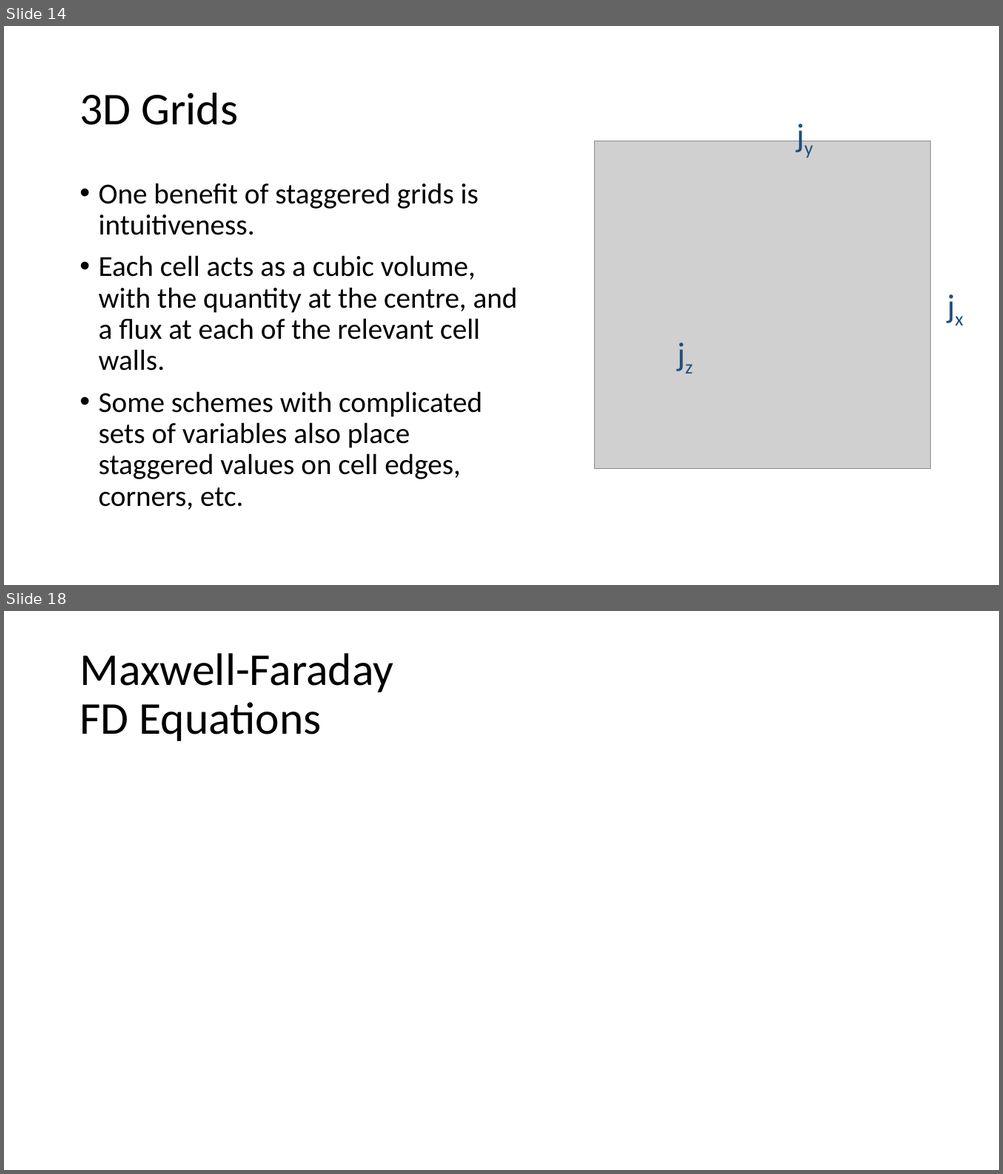
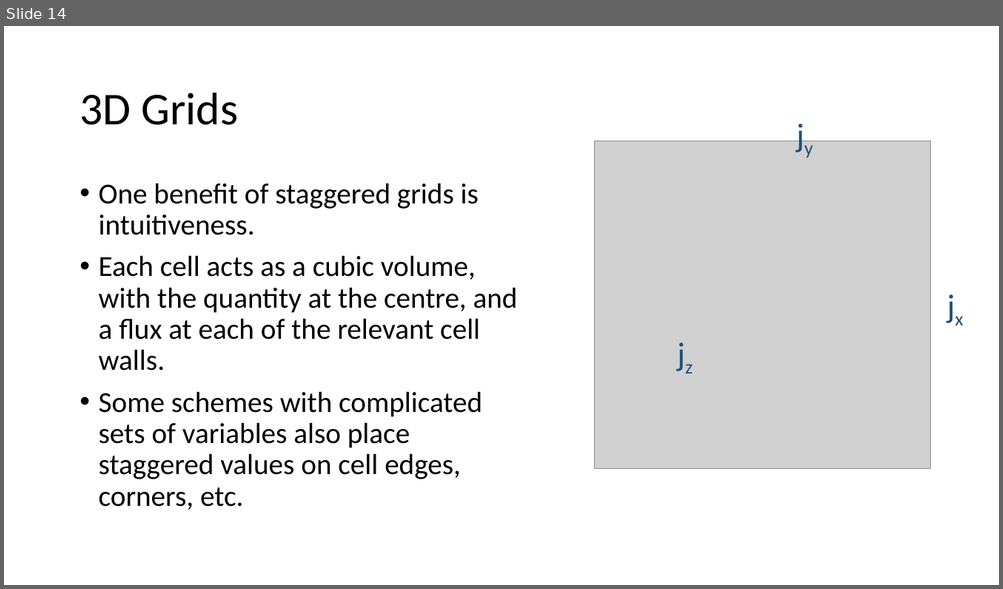
Before and after one commit to Tsintsuntsini/PHYS_581, a slide deck: Presentation3/Staggered Grids.pptx. Shown one above the other, each under a label of ours: slides 14 and 18 before the commit, slide 14 after it; the slides between them are not shown. The pictures are 1003x1174 and 1003x589 pixels, drawn with LibreOffice and Linux fonts; fonts in the diff are those of the drawing; grey boxes stand for pictures. Boxes give left, top, right and bottom in pixels: in the first picture for what was removed or moved away, otherwise in the second. Text is boxed around its words. In the diff, an @@ line names an element or a change of style, - is before the commit and + after.

```diff
--- a/Presentation3/Staggered Grids.pptx
+++ b/Presentation3/Staggered Grids.pptx
@@ slide 18 removed at [4, 611, 999, 1170], background #FFFFFF @@
@@ title removed at [79, 653, 393, 741] @@
-Maxwell-Faraday
-FD Equations
```
Also in this commit, not shown: 4 slides changed, 2 slides added, 3 other slides removed, 2 other files.
